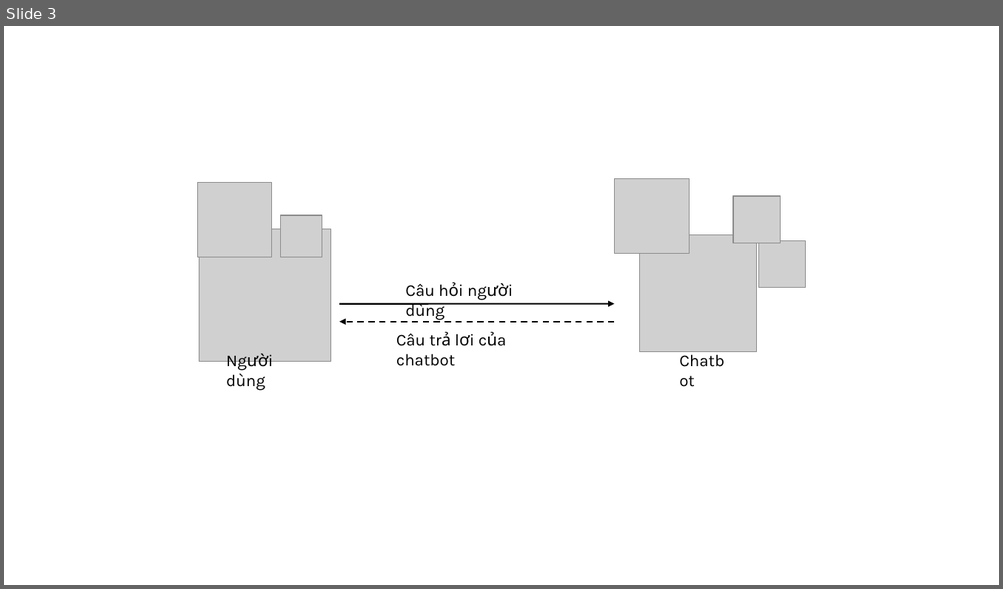
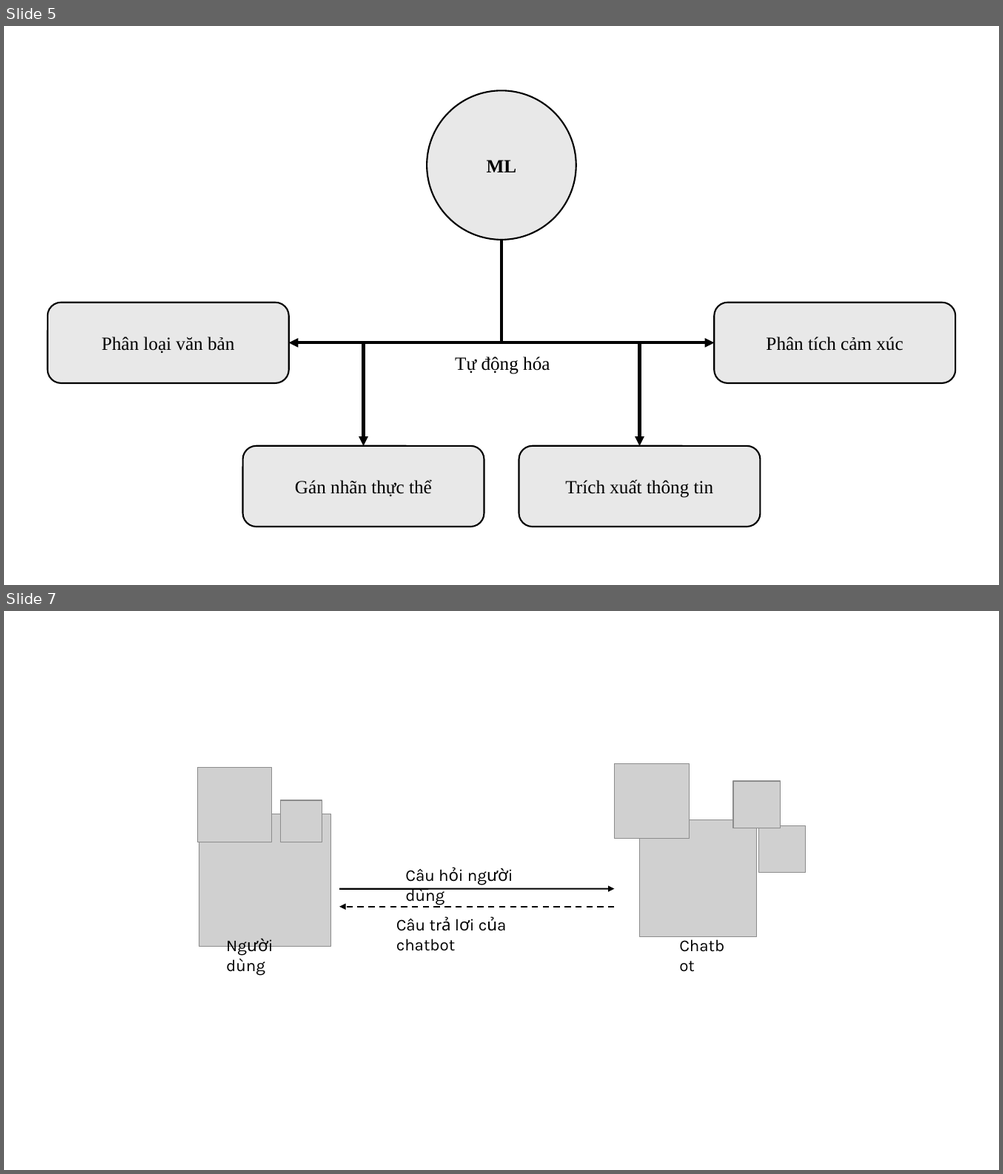
Before and after one commit to ngovanuc/Vietnamese_History_Chatbot, a slide deck: documents/hinh_ve_trong_cao_cao_do_an.pptx. Shown one above the other, each under a label of ours: slide 3 before the commit, slides 5 and 7 after it; the slides between them are not shown. The pictures are 1003x589 and 1003x1174 pixels, drawn with LibreOffice and Linux fonts; fonts in the diff are those of the drawing; grey boxes stand for pictures. Boxes give left, top, right and bottom in pixels: in the first picture for what was removed or moved away, otherwise in the second. Text is boxed around its words. In the diff, an @@ line names an element or a change of style, - is before the commit and + after.

```diff
--- a/documents/hinh_ve_trong_cao_cao_do_an.pptx
+++ b/documents/hinh_ve_trong_cao_cao_do_an.pptx
@@ slide 5 added at box(4, 26, 999, 585), background #FFFFFF @@
@@ ellipse added at box(427, 91, 576, 240), fill #E8E8E8, outline #000000 1.5 pt, 18 pt, text #000000, bold @@
+ML
@@ elbow arrow added from (502, 240) to (289, 343), #000000 3 pt @@
@@ elbow arrow added from (502, 240) to (364, 446), #000000 3 pt @@
@@ elbow arrow added from (502, 240) to (714, 343), #000000 3 pt @@
@@ elbow arrow added from (502, 240) to (640, 446), #000000 3 pt @@
@@ rounded rectangle added at box(47, 303, 288, 383), fill #E8E8E8, outline #000000 1.5 pt, 18 pt, text #000000 @@
+Phân loại văn bản
@@ rounded rectangle added at box(714, 303, 956, 383), fill #E8E8E8, outline #000000 1.5 pt, 18 pt, text #000000 @@
+Phân tích cảm xúc
@@ text added at box(455, 357, 549, 375), 18 pt, text #000000 @@
+Tự động hóa
@@ rounded rectangle added at box(243, 446, 484, 527), fill #E8E8E8, outline #000000 1.5 pt, 18 pt, text #000000 @@
+Gán nhãn thực thể
@@ rounded rectangle added at box(519, 446, 760, 527), fill #E8E8E8, outline #000000 1.5 pt, 18 pt, text #000000 @@
+Trích xuất thông tin
@@ what was slide 3 is now slide 7 @@
```
Also in this commit, not shown: 3 other slides added, 1 other file.
